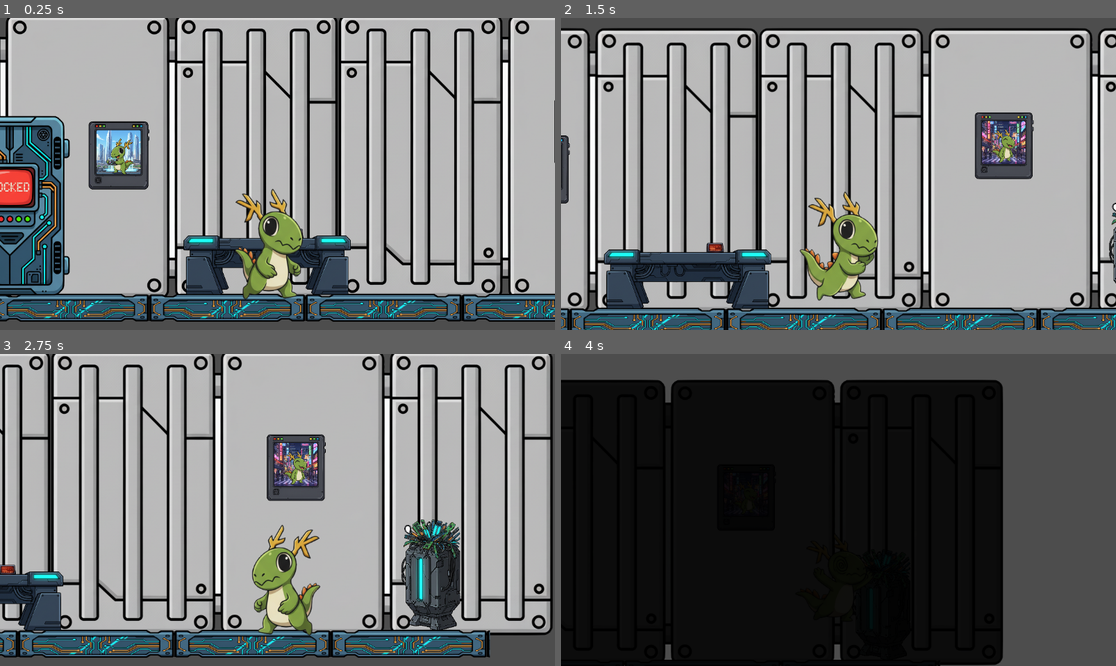
Above: before the commit, frames 1-4 (two rows, left to right).
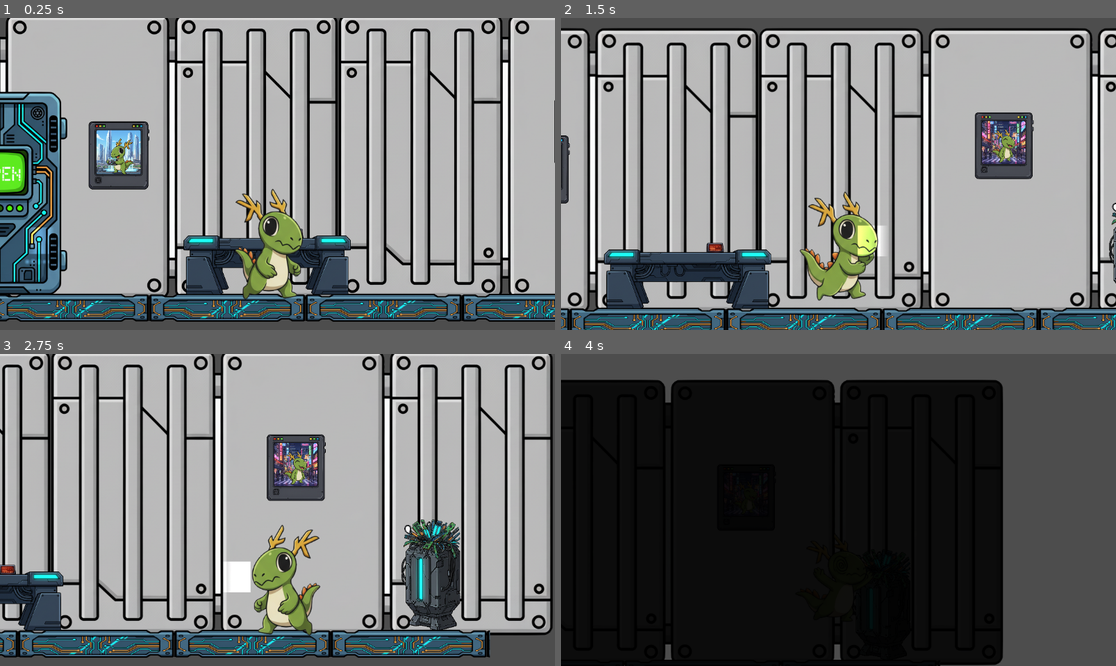
Above: after the commit, the same moments.

Repository: tcanabrava/konquigame
Game: Godot game, scene res://scenes/konqui_office.tscn
Two runs of this game, one before a commit and one after it. Both use one fixed random seed, a clock stepped at 60 frames per second and the inputs below.
Inputs:
- Up to frame 1 (0.25 s): no input
- Up to frame 2 (1.5 s): tap Enter (run) at 0.5, 1.35 s; hold Enter (run) 0.53-1.28 s; hold Right (right) from 0.53 s (still down); tap Alt (attack) at 0.6 s; tap Space (jump) at 0.77, 1.07 s
- Up to frame 3 (2.75 s): tap Space (jump) at 1.52, 1.55, 1.82 s; release Right (right) at 2.03 s; hold Left (left) from 2.03 s (still down); hold Space (jump) from 2.03 s (still down); tap Alt (attack) at 2.3 s
- Up to frame 4 (4 s): release Left (left) at 2.78 s; release Space (jump) at 2.78 s; hold Right (right) from 2.78 s (still down); tap Alt (attack) at 2.85 s; tap Space (jump) at 3.02, 3.32 s; tap Enter (run) at 3.05 s; hold Space (jump) from 3.53 s (still down); tap Q (fakedeath) at 3.6 s

The runs differ from the first frame. In frame 1, 6.3% of the frame differs, in the area x 0-13%, y 23-90%; in frame 2, 0.4%; in frame 3, 0.5%; in frame 4, nothing differs.

Commit message:
Remove invalid files, add a door scene/script

Diff:
--- /dev/null
+++ b/godot-4.5/scenes/EletronicDoor.tscn
@@ -0,0 +1,100 @@
+[gd_scene format=3 uid="uid://vov63msbphpw"]
+
+[ext_resource type="Texture2D" uid="uid://duxqsyes2m2h5" path="res://original_assets/doors/Electronic Door Asset (Open).png" id="1_bwlqp"]
+[ext_resource type="Texture2D" uid="uid://k0wolwi4snxm" path="res://original_assets/doors/Electronic Door Asset.png" id="1_uiywf"]
+[ext_resource type="Script" uid="uid://ksk4ddbjdaei" path="res://scripts/door_open_sprite.gd" id="2_nl0fk"]
+[ext_resource type="Texture2D" uid="uid://bms5014k3ixas" path="res://original_assets/doors/Door Slide Frame 2.png" id="4_hcfmq"]
+[ext_resource type="Texture2D" uid="uid://p34f4up8v5lt" path="res://original_assets/doors/Door Slide Frame 3.png" id="5_1tg4b"]
+
+[sub_resource type="Gradient" id="Gradient_4h5h6"]
+colors = PackedColorArray(1, 1, 1, 1, 0, 0, 0, 1)
+
+[sub_resource type="GradientTexture2D" id="GradientTexture2D_bwlqp"]
+gradient = SubResource("Gradient_4h5h6")
+fill = 1
+fill_from = Vector2(0.52820516, 0.4974359)
+fill_to = Vector2(0.104273506, 0.8735043)
+
+[sub_resource type="Gradient" id="Gradient_w547p"]
+offsets = PackedFloat32Array(0, 0.4696532, 0.57080925, 1)
+colors = PackedColorArray(0, 0, 0, 1, 1, 1, 1, 1, 1, 1, 1, 1, 0, 0, 0, 1)
+
+[sub_resource type="GradientTexture2D" id="GradientTexture2D_nl0fk"]
+gradient = SubResource("Gradient_w547p")
+fill_from = Vector2(0, 0.52136755)
+fill_to = Vector2(1, 0.48376068)
+
+[sub_resource type="SpriteFrames" id="SpriteFrames_uidou"]
+animations = [{
+"frames": [{
+"duration": 1.0,
+"texture": ExtResource("1_uiywf")
+}],
+"loop": 1,
+"name": &"locked",
+"speed": 5.0
+}, {
+"frames": [{
+"duration": 1.5,
+"texture": ExtResource("1_bwlqp")
+}, {
+"duration": 1.5,
+"texture": ExtResource("4_hcfmq")
+}, {
+"duration": 1.5,
+"texture": ExtResource("5_1tg4b")
+}],
+"loop": 0,
+"name": &"opening",
+"speed": 5.0
+}, {
+"frames": [{
+"duration": 1.0,
+"texture": ExtResource("1_bwlqp")
+}],
+"loop": 1,
+"name": &"unlocked",
+"speed": 5.0
+}]
+
+[node name="EletronicDoor" type="Node2D" unique_id=520004048]
+script = ExtResource("2_nl0fk")
+
+[node name="LedLight5" type="PointLight2D" parent="." unique_id=518690550]
+position = Vector2(158.99998, 217.00003)
+scale = Vector2(0.25000003, 0.25000006)
+texture = SubResource("GradientTexture2D_bwlqp")
+
+[node name="LedLight4" type="PointLight2D" parent="." unique_id=618098818]
+position = Vector2(141.50002, 217.00003)
+scale = Vector2(0.26562488, -0.24999993)
+texture = SubResource("GradientTexture2D_bwlqp")
+
+[node name="LedLight3" type="PointLight2D" parent="." unique_id=994160434]
+position = Vector2(122.00001, 217.00003)
+scale = Vector2(0.3281256, -0.28593245)
+texture = SubResource("GradientTexture2D_bwlqp")
+
+[node name="LedLight2" type="PointLight2D" parent="." unique_id=1116375032]
+position = Vector2(104, 216.00006)
+scale = Vector2(0.31103507, -0.31201681)
+texture = SubResource("GradientTexture2D_bwlqp")
+
+[node name="LedLight1" type="PointLight2D" parent="." unique_id=809334870]
+position = Vector2(86, 217.00003)
+scale = Vector2(0.28124997, 0.28125072)
+texture = SubResource("GradientTexture2D_bwlqp")
+
+[node name="LockedLight" type="PointLight2D" parent="." unique_id=143494462]
+light_mask = 8
+position = Vector2(122.500015, 150.00003)
+scale = Vector2(1.6093749, 1.3125006)
+range_z_max = 10
+range_layer_max = 2
+texture = SubResource("GradientTexture2D_nl0fk")
+
+[node name="AnimatedSprite2D" type="AnimatedSprite2D" parent="." unique_id=576948493]
+sprite_frames = SubResource("SpriteFrames_uidou")
+animation = &"opening"
+frame = 2
+frame_progress = 1.0
--- a/godot-4.5/scenes/konqui.gd
+++ /dev/null
@@ -1 +0,0 @@
-extends "res://scripts/konqui.gd"
--- a/godot-4.5/scenes/konqui.tscn
+++ b/godot-4.5/scenes/konqui.tscn
@@ -41,10 +41,16 @@
 [ext_resource type="Texture2D" uid="uid://c0jrjy4bdakrc" path="res://assets/konqui/walking/walking_5.png" id="21_sssab"]
 [ext_resource type="Script" uid="uid://b0u30uldh48av" path="res://scripts/konqui.gd" id="40_yx1sv"]
 
+[sub_resource type="Gradient" id="Gradient_yx1sv"]
+colors = PackedColorArray(1, 1, 1, 1, 0, 0, 0, 1)
+
+[sub_resource type="GradientTexture2D" id="GradientTexture2D_uyn3n"]
+gradient = SubResource("Gradient_yx1sv")
+
 [sub_resource type="SpriteFrames" id="SpriteFrames_71k4f"]
 animations = [{
 "frames": [],
-"loop": true,
+"loop": 1,
 "name": &"attack",
 "speed": 5.0
 }, {
@@ -61,7 +67,7 @@
 "duration": 1.0,
 "texture": ExtResource("4_71k4f")
 }],
-"loop": true,
+"loop": 1,
 "name": &"climbing_back",
 "speed": 5.0
 }, {
@@ -72,7 +78,7 @@
 "duration": 1.0,
 "texture": ExtResource("6_r52ob")
 }],
-"loop": true,
+"loop": 1,
 "name": &"climbing_front",
 "speed": 5.0
 }, {
@@ -83,7 +89,7 @@
 "duration": 1.0,
 "texture": ExtResource("8_s0j4k")
 }],
-"loop": true,
+"loop": 1,
 "name": &"climbing_side",
 "speed": 5.0
 }, {
@@ -100,7 +106,7 @@
 "duration": 1.0,
 "texture": ExtResource("4_e1jej")
 }],
-"loop": true,
+"loop": 1,
 "name": &"crawling",
 "speed": 6.0
 }, {
@@ -120,7 +126,7 @@
 "duration": 1.0,
 "texture": ExtResource("5_wicfb")
 }],
-"loop": false,
+"loop": 0,
 "name": &"dying_impact",
 "speed": 6.0
 }, {
@@ -143,7 +149,7 @@
 "duration": 1.0,
 "texture": ExtResource("11_17w0c")
 }],
-"loop": false,
+"loop": 0,
 "name": &"dying_normal",
 "speed": 5.0
 }, {
@@ -160,7 +166,7 @@
 "duration": 2.0,
 "texture": ExtResource("15_c47vb")
 }],
-"loop": false,
+"loop": 0,
 "name": &"idle_cellphone",
 "speed": 7.0
 }, {
@@ -171,12 +177,12 @@
 "duration": 1.0,
 "texture": ExtResource("17_c47vb")
 }],
-"loop": true,
+"loop": 1,
 "name": &"idle_juggling",
 "speed": 5.0
 }, {
 "frames": [],
-"loop": true,
+"loop": 1,
 "name": &"jump",
 "speed": 5.0
 }, {
@@ -196,7 +202,7 @@
 "duration": 1.0,
 "texture": ExtResource("16_soj47")
 }],
-"loop": true,
+"loop": 1,
 "name": &"run",
 "speed": 5.0
 }, {
@@ -216,7 +222,7 @@
 "duration": 1.0,
 "texture": ExtResource("21_sssab")
 }],
-"loop": true,
+"loop": 1,
 "name": &"walk",
 "speed": 5.0
 }]
@@ -230,6 +236,10 @@
 
 [node name="CharacterBody2D" type="CharacterBody2D" unique_id=442775144]
 script = ExtResource("40_yx1sv")
+
+[node name="PointLight2D" type="PointLight2D" parent="." unique_id=1767233404]
+position = Vector2(80, 0)
+texture = SubResource("GradientTexture2D_uyn3n")
 
 [node name="AnimatedSprite2D" type="AnimatedSprite2D" parent="." unique_id=1599843782]
 position = Vector2(7.9999924, 10.999992)
@@ -246,3 +256,4 @@
 shape = SubResource("RectangleShape2D_yx1sv")
 
 [node name="AttackTimer" type="Timer" parent="." unique_id=175412742]
+one_shot = true
--- a/godot-4.5/scenes/konqui_2d.tscn
+++ /dev/null
@@ -1,261 +0,0 @@
-[gd_scene format=3 uid="uid://cxjq1j6bfd21v"]
-
-[ext_resource type="Script" uid="uid://cbhillsgcbweb" path="res://scripts/konqui_2d.gd" id="1_tg8qb"]
-[ext_resource type="Texture2D" uid="uid://byldfgajh3vw8" path="res://assets/konqui/attack/attack_1.png" id="2_5sbnb"]
-[ext_resource type="Texture2D" uid="uid://pieqtvb5kl4l" path="res://assets/konqui/attack/attack_2.png" id="3_g6juh"]
-[ext_resource type="Texture2D" uid="uid://b7hef7y4g1tex" path="res://assets/konqui/attack/attack_3.png" id="4_0mqui"]
-[ext_resource type="Texture2D" uid="uid://28rg0gvyb48b" path="res://assets/konqui/attack/attack_4.png" id="5_3p5hh"]
-[ext_resource type="Texture2D" uid="uid://46em0bpdca7r" path="res://assets/konqui/crouch/crouch_1.png" id="6_1uhu8"]
-[ext_resource type="Texture2D" uid="uid://bx8uwckulj1lm" path="res://assets/konqui/crouch/crouch_2.png" id="7_qk4lh"]
-[ext_resource type="Texture2D" uid="uid://o73ndoofii6q" path="res://assets/konqui/crouch/crouch_3.png" id="8_c7tu0"]
-[ext_resource type="Texture2D" uid="uid://tlg21qyvkwri" path="res://assets/konqui/crouch/crouch_4.png" id="9_13osh"]
-[ext_resource type="Texture2D" uid="uid://4txv3gwaselx" path="res://assets/konqui/walk/walk_1.png" id="10_cug4f"]
-[ext_resource type="Texture2D" uid="uid://ctspdw7c3jyfs" path="res://assets/konqui/death/death2.png" id="10_inar5"]
-[ext_resource type="Texture2D" uid="uid://bi4jqr1l1d3fu" path="res://assets/konqui/fall/fall_1.png" id="10_kog5j"]
-[ext_resource type="Texture2D" uid="uid://nfgfln77o7o4" path="res://assets/konqui/run/run_1.png" id="10_pccsr"]
-[ext_resource type="Texture2D" uid="uid://cabpcosk42jwf" path="res://assets/konqui/fall/fall_2.png" id="11_3syfl"]
-[ext_resource type="Texture2D" uid="uid://ulygytl6lwxu" path="res://assets/konqui/walk/walk_2.png" id="11_36g31"]
-[ext_resource type="Texture2D" uid="uid://byieuj2wou5dy" path="res://assets/konqui/death/death1.png" id="11_mgy3g"]
-[ext_resource type="Texture2D" uid="uid://c2cy6l24uf0vr" path="res://assets/konqui/run/run_2.png" id="11_v2rab"]
-[ext_resource type="Texture2D" uid="uid://ekhslyesxlll" path="res://assets/konqui/run/run_3.png" id="12_4afiw"]
-[ext_resource type="Texture2D" uid="uid://c7oel8g5o2p0" path="res://assets/konqui/fall/fall_3.png" id="12_5vr4x"]
-[ext_resource type="Texture2D" uid="uid://cp18decfarjmc" path="res://assets/konqui/walk/walk_3.png" id="12_k0426"]
-[ext_resource type="Texture2D" uid="uid://bodfmt2jrrd8p" path="res://assets/konqui/death/death4.png" id="12_o1f0v"]
-[ext_resource type="Texture2D" uid="uid://dcf853tem7fyi" path="res://assets/konqui/death/death3.png" id="13_1oag8"]
-[ext_resource type="Texture2D" uid="uid://407e5df1d04e" path="res://assets/konqui/run/run_4.png" id="13_52nc3"]
-[ext_resource type="Texture2D" uid="uid://4e08v2x368jg" path="res://assets/konqui/jump/jump_1.png" id="13_dhvex"]
-[ext_resource type="Texture2D" uid="uid://dhc3pd602u60p" path="res://assets/konqui/walk/walk_4.png" id="13_wr5ej"]
-[ext_resource type="Texture2D" uid="uid://bp1boq7dqkd8w" path="res://assets/konqui/jump/jump_2.png" id="14_inar5"]
-[ext_resource type="Texture2D" uid="uid://dsyek0gv28aaa" path="res://assets/konqui/run/run_5.png" id="14_j17vg"]
-[ext_resource type="Texture2D" uid="uid://bt2keb8g05ntv" path="res://assets/konqui/death/death5.png" id="14_mgy3g"]
-[ext_resource type="Texture2D" uid="uid://dwpuukj6k8k0o" path="res://assets/konqui/walk/walk_5.png" id="14_n7ihd"]
-[ext_resource type="Texture2D" uid="uid://2xnwaul3i1vi" path="res://assets/konqui/run/run_6.png" id="15_5pxsj"]
-[ext_resource type="Texture2D" uid="uid://cbhoou75kn8e2" path="res://assets/konqui/jump/jump_3.png" id="15_mgy3g"]
-[ext_resource type="Texture2D" uid="uid://mh38fyorslsx" path="res://assets/konqui/run/run_7.png" id="16_iiivk"]
-[ext_resource type="Texture2D" uid="uid://dry7582l7lfhn" path="res://assets/konqui/jump/jump_4.png" id="16_o1f0v"]
-[ext_resource type="Texture2D" uid="uid://bymso84n2c1rq" path="res://assets/konqui/jump/jump_5.png" id="17_1oag8"]
-[ext_resource type="Texture2D" uid="uid://hqx3fcvoey4q" path="res://assets/konqui/run/run_8.png" id="17_kteyb"]
-[ext_resource type="Texture2D" uid="uid://bevkvlyvyx8ll" path="res://assets/konqui/run/run_9.png" id="18_kog5j"]
-[ext_resource type="Texture2D" uid="uid://5ueuhhwetp2m" path="res://assets/konqui/shocked/shocked_1.png" id="32_1ahn7"]
-[ext_resource type="Texture2D" uid="uid://t6ceacn1gyk1" path="res://assets/konqui/shocked/shocked_2.png" id="33_1t3ai"]
-[ext_resource type="Texture2D" uid="uid://dtoxg314thdmn" path="res://assets/konqui/shocked/shocked_3.png" id="34_v6eht"]
-[ext_resource type="Texture2D" uid="uid://j8s15lplvcmg" path="res://assets/konqui/shocked/shocked_4.png" id="35_3lp41"]
-[ext_resource type="Texture2D" uid="uid://cb0m5kbpifmr3" path="res://assets/konqui/shocked/shocked_5.png" id="36_af8bx"]
-[ext_resource type="Texture2D" uid="uid://dxvro7ue3evnk" path="res://assets/konqui/shocked/shocked_6.png" id="37_tf21s"]
-[ext_resource type="Texture2D" uid="uid://dxw2iwq81n1l4" path="res://assets/konqui/shocked/shocked_7.png" id="38_0p5fl"]
-[ext_resource type="Texture2D" uid="uid://djy4slxf7rxii" path="res://assets/konqui/shocked/shocked_8.png" id="39_kfevo"]
-[ext_resource type="Texture2D" uid="uid://bl1bfpt1io52i" path="res://assets/konqui/shocked/shocked_9.png" id="40_b3fiq"]
-[ext_resource type="Texture2D" uid="uid://rmpq8rcwqux8" path="res://assets/konqui/shocked/shocked_10.png" id="41_d2qj7"]
-
-[sub_resource type="SpriteFrames" id="SpriteFrames_gaurk"]
-animations = [{
-"frames": [{
-"duration": 1.0,
-"texture": ExtResource("2_5sbnb")
-}, {
-"duration": 1.0,
-"texture": ExtResource("3_g6juh")
-}, {
-"duration": 1.0,
-"texture": ExtResource("4_0mqui")
-}, {
-"duration": 2.0,
-"texture": ExtResource("5_3p5hh")
-}, {
-"duration": 1.0,
-"texture": ExtResource("4_0mqui")
-}, {
-"duration": 1.0,
-"texture": ExtResource("3_g6juh")
-}, {
-"duration": 1.0,
-"texture": ExtResource("2_5sbnb")
-}],
-"loop": false,
-"name": &"attack",
-"speed": 8.0
-}, {
-"frames": [{
-"duration": 1.0,
-"texture": ExtResource("6_1uhu8")
-}, {
-"duration": 1.0,
-"texture": ExtResource("7_qk4lh")
-}, {
-"duration": 1.0,
-"texture": ExtResource("8_c7tu0")
-}, {
-"duration": 1.0,
-"texture": ExtResource("9_13osh")
-}],
-"loop": false,
-"name": &"crouch",
-"speed": 5.0
-}, {
-"frames": [{
-"duration": 1.0,
-"texture": ExtResource("11_mgy3g")
-}, {
-"duration": 1.0,
-"texture": ExtResource("10_inar5")
-}, {
-"duration": 1.0,
-"texture": ExtResource("13_1oag8")
-}, {
-"duration": 1.0,
-"texture": ExtResource("12_o1f0v")
-}, {
-"duration": 1.0,
-"texture": ExtResource("14_mgy3g")
-}],
-"loop": false,
-"name": &"death",
-"speed": 5.0
-}, {
-"frames": [{
-"duration": 1.0,
-"texture": ExtResource("10_kog5j")
-}, {
-"duration": 1.0,
-"texture": ExtResource("11_3syfl")
-}, {
-"duration": 1.0,
-"texture": ExtResource("12_5vr4x")
-}],
-"loop": true,
-"name": &"fall",
-"speed": 5.0
-}, {
-"frames": [{
-"duration": 1.0,
-"texture": ExtResource("13_dhvex")
-}, {
-"duration": 1.0,
-"texture": ExtResource("14_inar5")
-}, {
-"duration": 1.0,
-"texture": ExtResource("15_mgy3g")
-}, {
-"duration": 1.0,
-"texture": ExtResource("16_o1f0v")
-}, {
-"duration": 1.0,
-"texture": ExtResource("17_1oag8")
-}],
-"loop": true,
-"name": &"jump",
-"speed": 5.0
-}, {
-"frames": [{
-"duration": 1.0,
-"texture": ExtResource("10_pccsr")
-}, {
-"duration": 1.0,
-"texture": ExtResource("11_v2rab")
-}, {
-"duration": 1.0,
-"texture": ExtResource("12_4afiw")
-}, {
-"duration": 1.0,
-"texture": ExtResource("13_52nc3")
-}, {
-"duration": 1.0,
-"texture": ExtResource("14_j17vg")
-}, {
-"duration": 1.0,
-"texture": ExtResource("15_5pxsj")
-}, {
-"duration": 1.0,
-"texture": ExtResource("16_iiivk")
-}, {
-"duration": 1.0,
-"texture": ExtResource("17_kteyb")
-}, {
-"duration": 1.0,
-"texture": ExtResource("18_kog5j")
-}],
-"loop": true,
-"name": &"run",
-"speed": 5.0
-}, {
-"frames": [{
-"duration": 1.0,
-"texture": ExtResource("32_1ahn7")
-}, {
-"duration": 1.0,
-"texture": ExtResource("33_1t3ai")
-}, {
-"duration": 1.0,
-"texture": ExtResource("34_v6eht")
-}, {
-"duration": 1.0,
-"texture": ExtResource("35_3lp41")
-}, {
-"duration": 1.0,
-"texture": ExtResource("36_af8bx")
-}, {
-"duration": 1.0,
-"texture": ExtResource("37_tf21s")
-}, {
-"duration": 1.0,
-"texture": ExtResource("38_0p5fl")
-}, {
-"duration": 1.0,
-"texture": ExtResource("39_kfevo")
-}, {
-"duration": 1.0,
-"texture": ExtResource("40_b3fiq")
-}, {
-"duration": 1.0,
-"texture": ExtResource("41_d2qj7")
-}],
-"loop": true,
-"name": &"shocked",
-"speed": 5.0
-}, {
-"frames": [{
-"duration": 1.0,
-"texture": ExtResource("10_cug4f")
-}, {
-"duration": 1.0,
-"texture": ExtResource("11_36g31")
-}, {
-"duration": 1.0,
-"texture": ExtResource("12_k0426")
-}, {
-"duration": 1.0,
-"texture": ExtResource("13_wr5ej")
-}, {
-"duration": 1.0,
-"texture": ExtResource("14_n7ihd")
-}],
-"loop": true,
-"name": &"walk",
-"speed": 5.0
-}]
-
-[sub_resource type="RectangleShape2D" id="RectangleShape2D_inar5"]
-size = Vector2(40, 29)
-
-[sub_resource type="RectangleShape2D" id="RectangleShape2D_vk28a"]
-size = Vector2(40, 80)
-
-[node name="Konqui2D" type="CharacterBody2D" unique_id=1425966991]
-script = ExtResource("1_tg8qb")
-
-[node name="AnimatedSprite2D" type="AnimatedSprite2D" parent="." unique_id=557573798]
-scale = Vector2(0.37894738, 0.45487365)
-sprite_frames = SubResource("SpriteFrames_gaurk")
-animation = &"shocked"
-
-[node name="CrouchShape" type="CollisionShape2D" parent="." unique_id=288772359]
-position = Vector2(-3, 30.5)
-shape = SubResource("RectangleShape2D_inar5")
-
-[node name="NormalShape" type="CollisionShape2D" parent="." unique_id=2110909668]
-position = Vector2(-3, 5)
-shape = SubResource("RectangleShape2D_vk28a")
-
-[node name="AttackTimer" type="Timer" parent="." unique_id=322032607]
-wait_time = 0.5
-one_shot = true
--- a/godot-4.5/scenes/konqui_office.tscn
+++ b/godot-4.5/scenes/konqui_office.tscn
@@ -3,13 +3,13 @@
 [ext_resource type="Texture2D" uid="uid://dct6ejl80lqcf" path="res://original_assets/wall_elements/Flat Center Wall.png" id="1_i074w"]
 [ext_resource type="Script" uid="uid://bsl5k4wtr54o6" path="res://scripts/konqui_office.gd" id="1_w547p"]
 [ext_resource type="Texture2D" uid="uid://cq4a85xdx2s12" path="res://original_assets/floors/Cyber Floor Center Tile.png" id="2_w547p"]
-[ext_resource type="Texture2D" uid="uid://k0wolwi4snxm" path="res://original_assets/doors/Electronic Door Asset.png" id="3_4h5h6"]
 [ext_resource type="Texture2D" uid="uid://cgxkhbjo1ma01" path="res://original_assets/desks/Cyberpunk Desk Asset (1).png" id="4_w8u7w"]
 [ext_resource type="Texture2D" uid="uid://lsxh1idvtsm0" path="res://original_assets/flowers/Cyber Bouquet.png" id="5_2rus3"]
 [ext_resource type="Texture2D" uid="uid://ctpadxjh1koei" path="res://original_assets/flowers/Larger Cyber Bouquet.png" id="6_8lvix"]
 [ext_resource type="Texture2D" uid="uid://dmarlhsdnhdie" path="res://original_assets/wall_elements/Dubai Tourist Photo.png" id="7_r34by"]
 [ext_resource type="Texture2D" uid="uid://bq3kedbk8kg4a" path="res://original_assets/wall_elements/Tokyo Tourist Photo.png" id="8_4iq17"]
 [ext_resource type="PackedScene" uid="uid://bac6rkgwv0s3l" path="res://scenes/konqui.tscn" id="9_2tqow"]
+[ext_resource type="PackedScene" uid="uid://vov63msbphpw" path="res://scenes/EletronicDoor.tscn" id="10_w547p"]
 
 [sub_resource type="WorldBoundaryShape2D" id="WorldBoundaryShape2D_jlr3k"]
 distance = -3.0
@@ -40,11 +40,6 @@
 region_enabled = true
 region_rect = Rect2(10.4, 1.4, 3072, 157.6)
 
-[node name="ElectronicDoorAsset" type="Sprite2D" parent="." unique_id=1527375888]
-position = Vector2(273, 404)
-scale = Vector2(0.5805664, 0.5805664)
-texture = ExtResource("3_4h5h6")
-
 [node name="CyberpunkDeskAsset(1)" type="Sprite2D" parent="." unique_id=815815364]
 position = Vector2(804.1713, 500.875)
 scale = Vector2(0.33767363, 0.3376736)
@@ -73,12 +68,17 @@
 
 [node name="CanvasModulate" type="CanvasModulate" parent="." unique_id=1447126844]
 position = Vector2(820, 461)
-color = Color(0.096204735, 0.09620475, 0.096204735, 1)
 
 [node name="Konqui" parent="." unique_id=442775144 instance=ExtResource("9_2tqow")]
+light_mask = 2
+z_index = 20
 position = Vector2(820, 461)
 
 [node name="Camera2D" type="Camera2D" parent="Konqui" unique_id=1824481483]
 position = Vector2(8, -139)
 
 [node name="LightsOutTimer" type="Timer" parent="." unique_id=1408287242]
+
+[node name="EletronicDoor" parent="." unique_id=520004048 instance=ExtResource("10_w547p")]
+position = Vector2(252.00003, 378)
+scale = Vector2(0.65598357, 0.65598357)
--- /dev/null
+++ b/godot-4.5/scripts/door_open_sprite.gd
@@ -0,0 +1,20 @@
+extends Node2D
+
+class_name EletronicDoor
+
+@onready var animated_sprite_2d: AnimatedSprite2D = $AnimatedSprite2D
+
+func _ready() -> void:
+	lock()
+
+func unlock():
+	animated_sprite_2d.play("unlocked")
+
+func lock():
+	animated_sprite_2d.play("unlocked")
+
+func open():
+	animated_sprite_2d.play("opening")
+
+func request_unlock():
+	print("Requesting to unlock door")
--- a/godot-4.5/scripts/konqui.gd
+++ b/godot-4.5/scripts/konqui.gd
@@ -2,6 +2,7 @@
 
 class_name Konqui2D
 
+@onready var point_light_2d: PointLight2D = $PointLight2D
 @onready var sprite: AnimatedSprite2D = $AnimatedSprite2D
 @onready var crouch_shape: CollisionShape2D = $CrouchShape
 @onready var normal_shape: CollisionShape2D = $NormalShape
@@ -22,12 +23,16 @@
 var current_equipment = null
 var current_software = null
 
+func _ready() -> void:
+	point_light_2d.visible = false
+
 func receive_damage(damage: float, type: String):
 	print("Damage received", damage, type)
 
 func calc_horizontal_velocity(delta: float):
 	if not is_on_floor():
 		return
+
 
 	if m_is_crouched:
 		velocity.x = float(lerp(velocity.x, 0.0, 6 * delta))
@@ -69,6 +74,13 @@
 
 	if not is_zero_approx(velocity.x):
 		sprite.flip_h = m_flip_sprite
+
+	if sprite.flip_h:
+		point_light_2d.rotate(PI)
+		point_light_2d.position.x = -80
+	else:
+		point_light_2d.rotate(PI)
+		point_light_2d.position.x = 80
 
 	if m_triggered_attack:
 		sprite.play("attack")
@@ -145,15 +157,16 @@
 func handle_attack():
 	if !attack_timer.is_stopped():
 		return
+	point_light_2d.visible = false
 
 	var is_attacking = Input.is_action_just_pressed("attack")
 	if !is_attacking:
 		return
 
+	point_light_2d.visible = true
 	m_triggered_attack = true
 	attack_timer.start()
 
-	var fireball_direction = -1 if sprite.flip_h else 1
 
 func _physics_process(delta: float) -> void:
 	if handle_death():
Not shown, removed: godot-4.5/scenes/konqui.gd.uid
Not shown, added: godot-4.5/scripts/door_open_sprite.gd.uid
